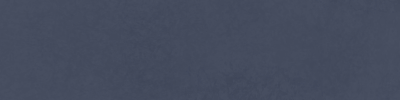
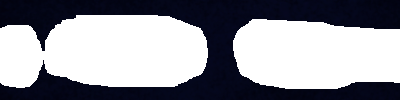
Before/after of a 400x100 layered artwork. What changed in the layer stack:
showed "Layer #2", painted on it over [left=0, top=0, right=400, bottom=100]
hid "Background" over [left=0, top=0, right=400, bottom=100]
